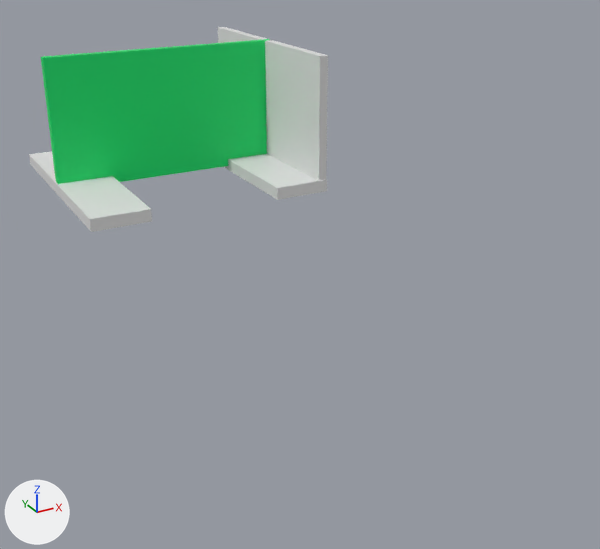
A saved change to the Blender file src/objects/level5.blend.
Rendered twice from a 50 mm lens placed at (-36.2, -101.0, 30.8), pointed at (1.8, -31.9, -3.7). Every picture has the same lights, and +X, +Y and +Z are marked at lower left.
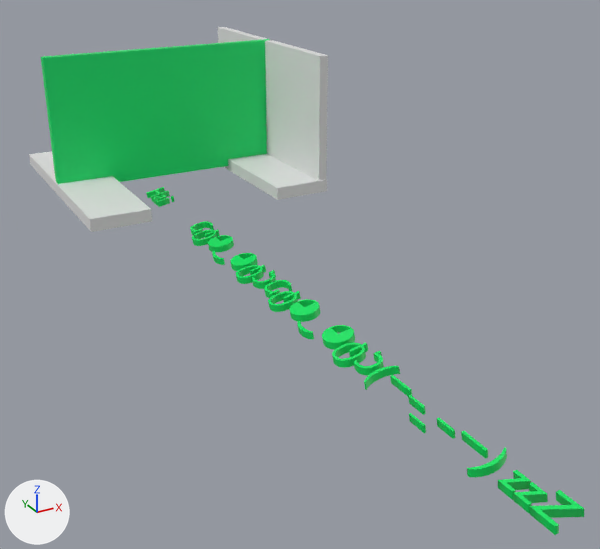
Commit message: added text to levels

Pixel boxes (x1, y1, x2, y2) of what changed, in the pictures (600 x 549 px):
'Text_X', added (green)
    after: (146, 187, 584, 535)

Patch to the scene script:
```diff
--- a/src/objects/level5.blend.py
+++ b/src/objects/level5.blend.py
@@ mat_material_001 @@
+mat_material_001 = principled_material('Material.001')
+mat_material_001.base_color = (0.0, 0.8, 0.126)  # green #00e763
@@ txt_text @@
+txt_text = bpy.data.curves.new('Text', 'FONT')
+txt_text.body = 'Hai          Ⴚტ◕‿◕ტჂႺტ◕‿◕ტჂ(－–_–－) zzZ'
+txt_text.materials.append(mat_material_001)  # green #00e763
+txt_text.extrude = 0.1
+txt_text.offset_x = -3.281
+txt_text.offset_y = 3.527
@@ ob_text_x @@
+ob_text_x = bpy.data.objects.new('Text_X', txt_text)
+ob_text_x.location = (-13.0, 0.9, -10.6)
+ob_text_x.rotation_euler = (0.175, 0.0, -1.571)  # degrees (10, 0, -90)
+ob_text_x.scale = (4.0, 4.0, 4.0)
```
